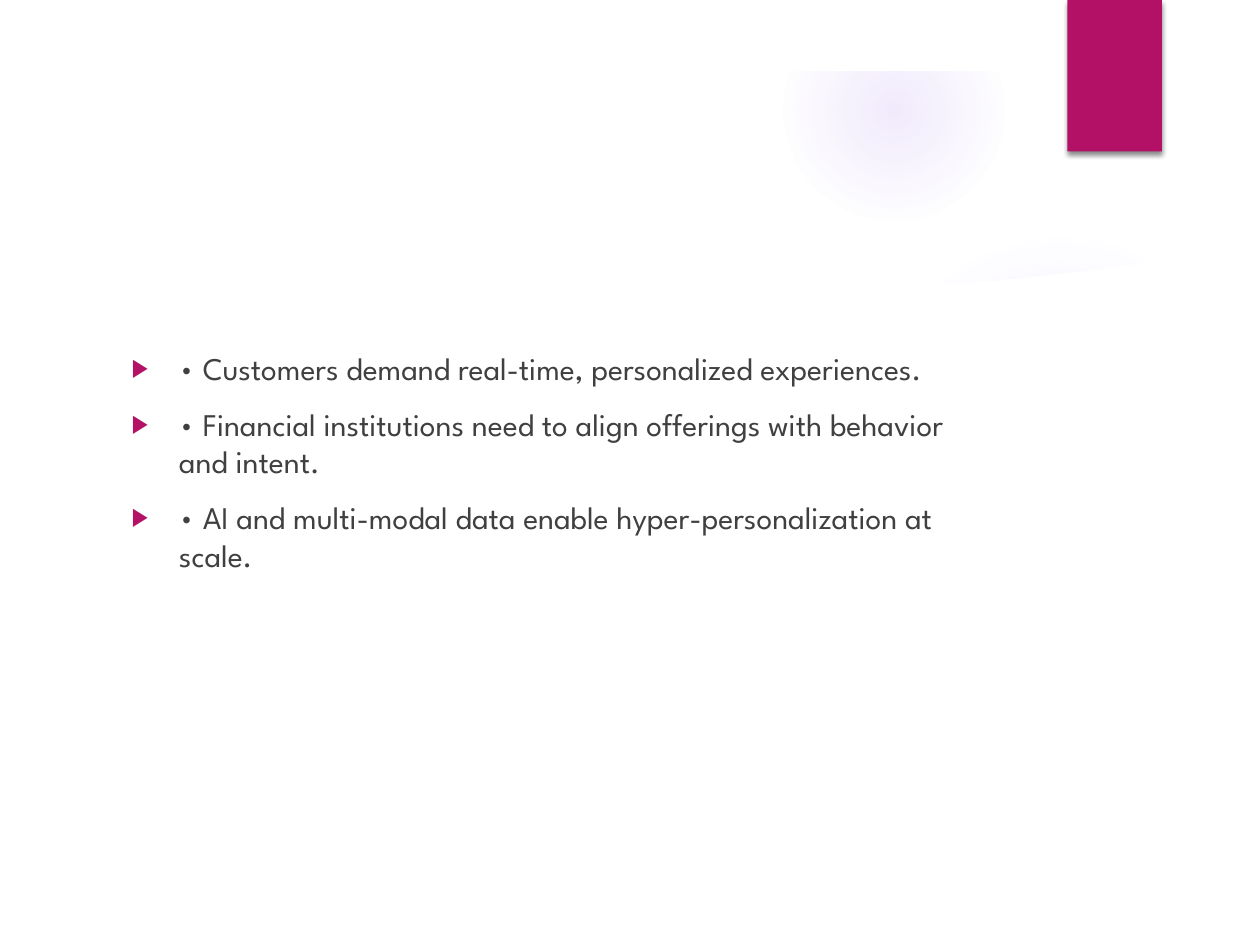
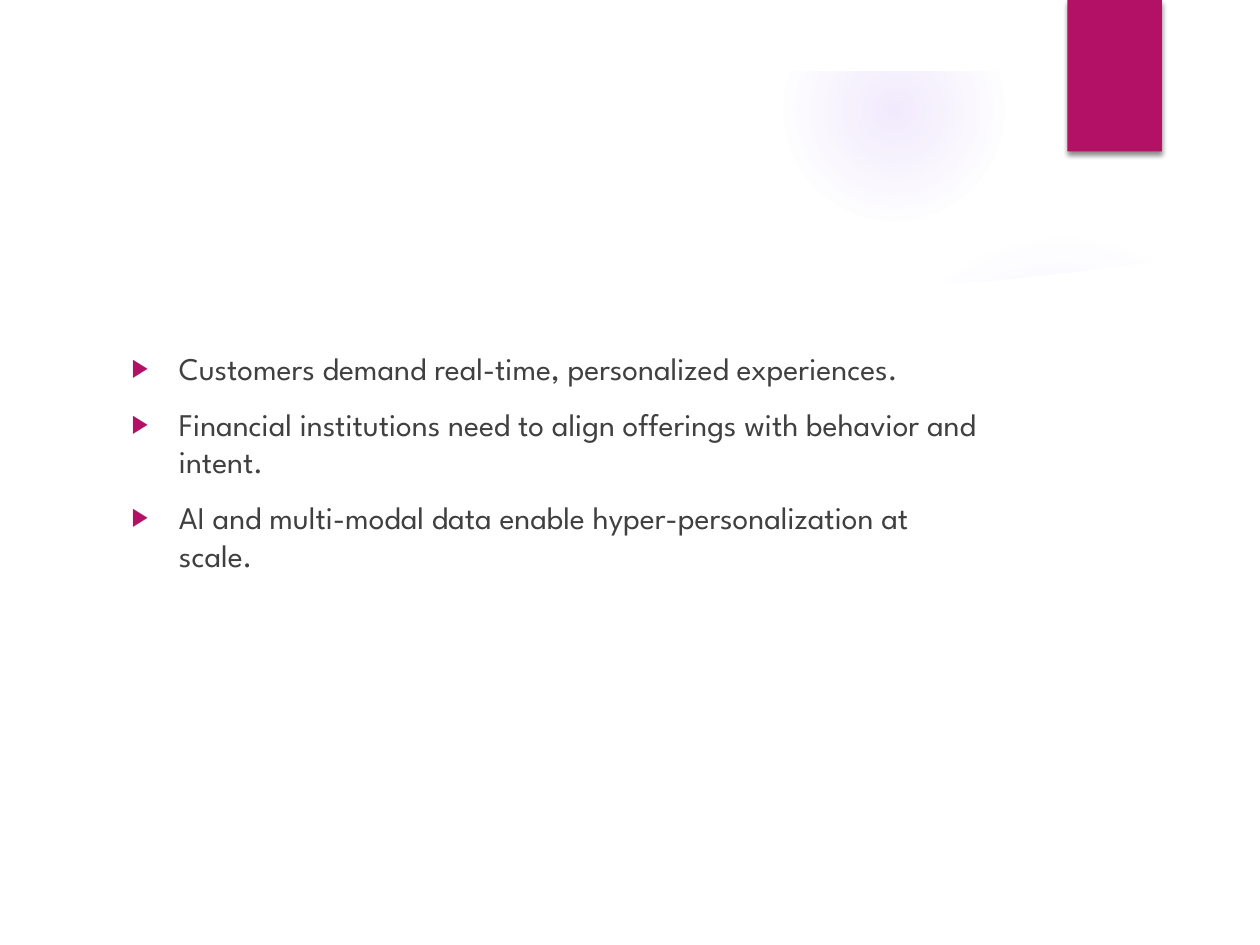
Before and after one commit to ewfx/aidhp-atificial-ai-agents, a slide deck: slide 2 of artifacts/arch/AI_Hyperpersonalization_Presentation_AtificalAIAgents.pptx. Drawn at 1260x945 pixels with LibreOffice and Linux fonts; fonts in the diff are those of the drawing; background and template pictures are left out. Boxes give left, top, right and bottom in pixels: in the first picture for what was removed or moved away, otherwise in the second. Text is boxed around its words. In the diff, an @@ line names an element or a change of style, - is before the commit and + after.

```diff
--- a/artifacts/arch/AI_Hyperpersonalization_Presentation_AtificalAIAgents.pptx
+++ b/artifacts/arch/AI_Hyperpersonalization_Presentation_AtificalAIAgents.pptx
@@ text at (x1=179, y1=358, x2=976, y2=568): text changed @@
-▶ • Customers demand real-time, personalized experiences.
-▶ • Financial institutions need to align offerings with behavior and intent.
-▶ • AI and multi-modal data enable hyper-personalization at scale.
+▶ Customers demand real-time, personalized experiences.
+▶ Financial institutions need to align offerings with behavior and intent.
+▶ AI and multi-modal data enable hyper-personalization at scale.
```
Also in this commit, not shown: 9 other slides changed, 1 other file.
